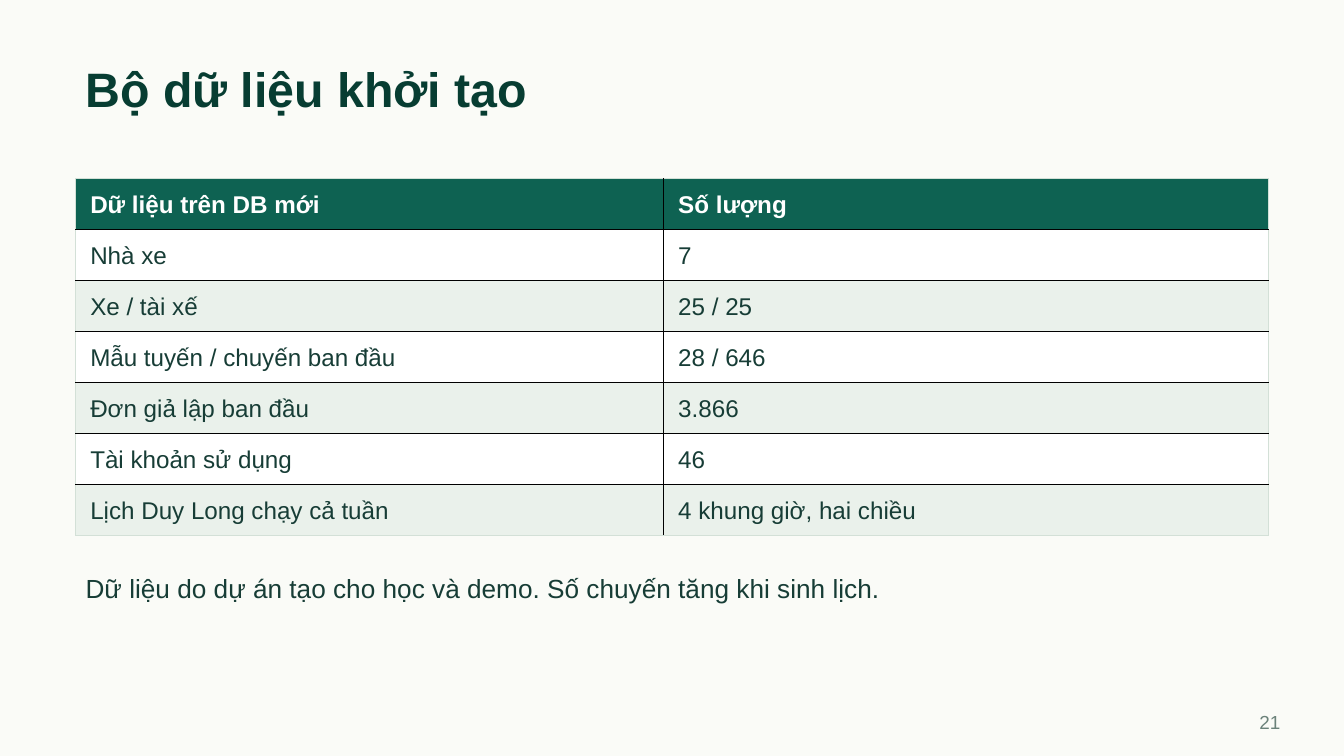
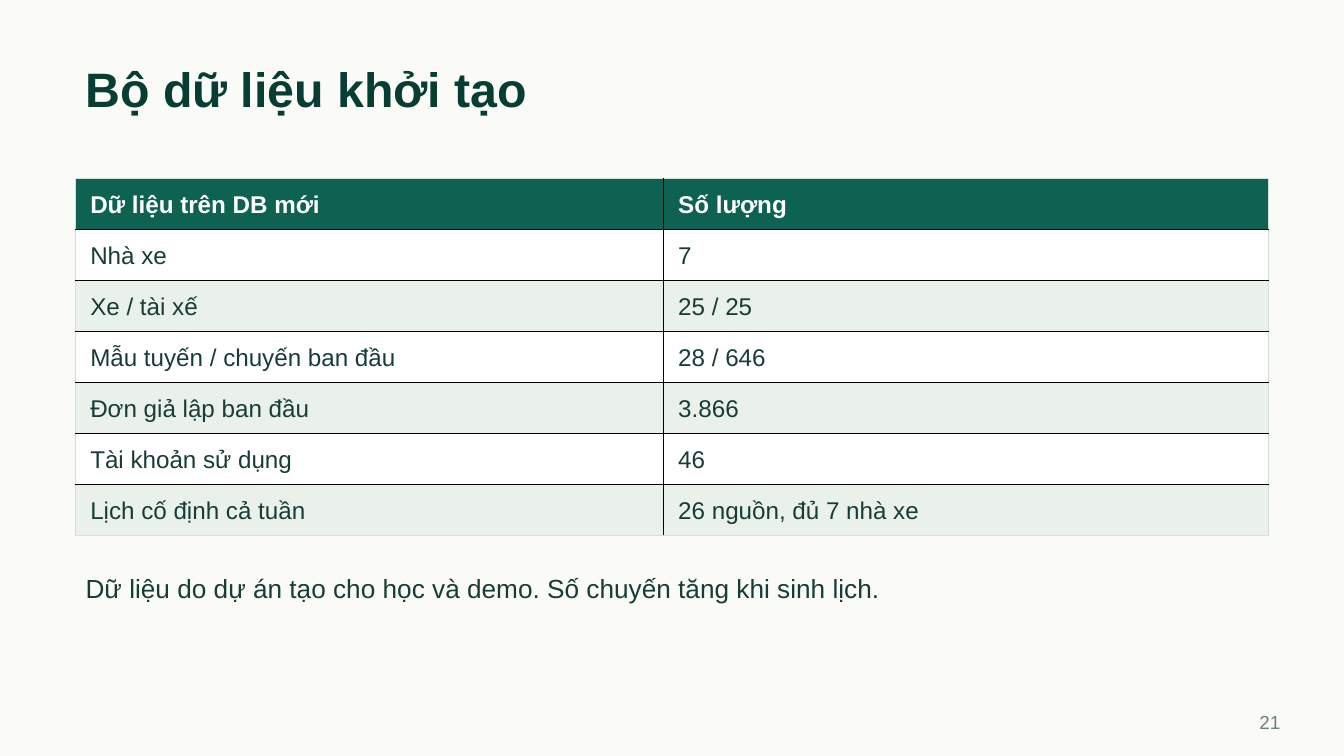
Before and after one commit to hieuv526034/vietroute-web, a slide deck: slide 21 of docs/05-ke-hoach/bao-cao/Thuyet_trinh_VietRoute.pptx. Drawn at 1344x756 pixels with LibreOffice and Linux fonts; fonts in the diff are those of the drawing. Boxes give left, top, right and bottom in pixels: in the first picture for what was removed or moved away, otherwise in the second. Text is boxed around its words. In the diff, an @@ line names an element or a change of style, - is before the commit and + after.

Commit message:
Khởi tạo lịch cố định cả tuần cho bảy nhà xe (bootstrap)
Bật 26 lịch mẫu đủ điều kiện trên DB mới, giữ nguyên mã và lịch sử các lượt cũ. Cập nhật trợ giúp hai ngôn ngữ, kịch bản demo, PowerPoint và LC-10. Hai tuyến 34 giờ cần thêm ca luân phiên.

Kiểm tra: ba regression PostgreSQL, format/rules/docs và bố cục PowerPoint đạt. Đã đối chiếu bảy ngày trên Render sau backup, thử phục hồi và bật 22 lịch mẫu bổ sung.

```diff
--- a/docs/05-ke-hoach/bao-cao/Thuyet_trinh_VietRoute.pptx
+++ b/docs/05-ke-hoach/bao-cao/Thuyet_trinh_VietRoute.pptx
@@ table at (76, 178, 1268, 535) @@
-row 7, column 1: Lịch Duy Long chạy cả tuần
+row 7, column 1: Lịch cố định cả tuần
-row 7, column 2: 4 khung giờ, hai chiều
+row 7, column 2: 26 nguồn, đủ 7 nhà xe
```
Also in this commit, not shown: 1 other slide changed, 10 other files.
